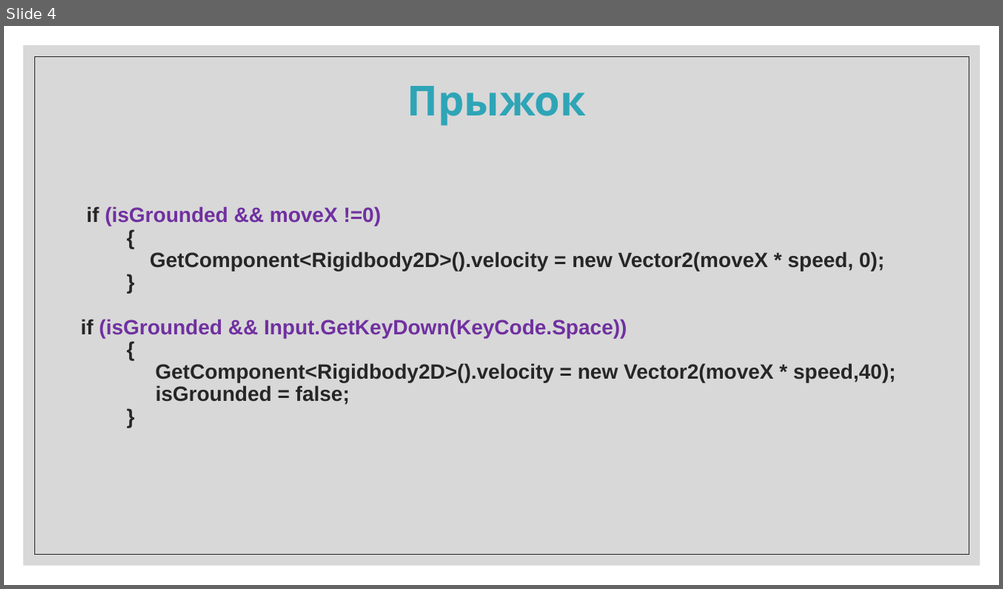
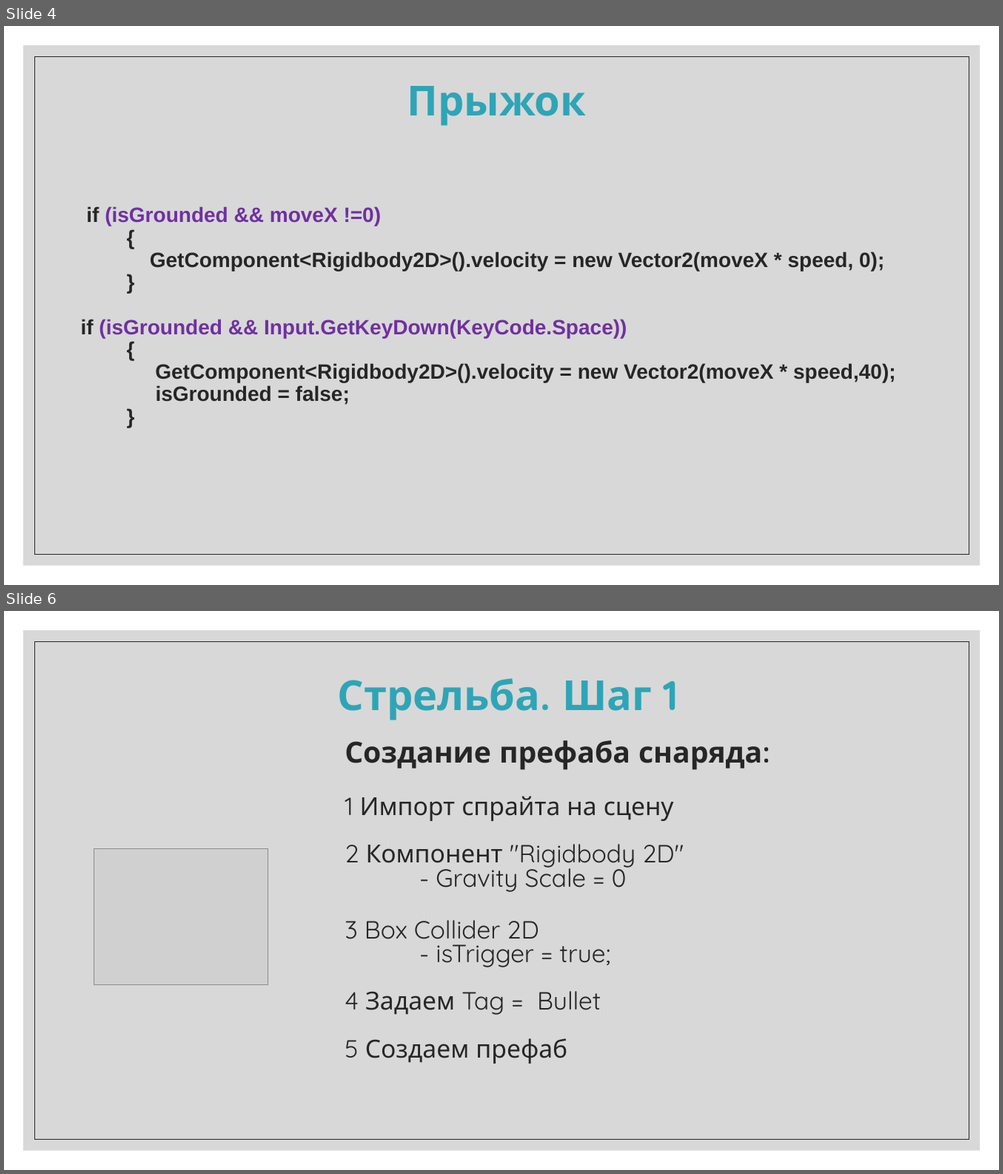
Before and after one commit to IriEfremova/LessonsCube, a slide deck: Unity/Lesson12/Jump.pptx. Shown one above the other, each under a label of ours: slide 4 before the commit, slides 4 and 6 after it; the slides between them are not shown. The pictures are 1003x589 and 1003x1174 pixels, drawn with LibreOffice and Linux fonts; fonts in the diff are those of the drawing; grey boxes stand for pictures. Boxes give left, top, right and bottom in pixels: in the first picture for what was removed or moved away, otherwise in the second. Text is boxed around its words. In the diff, an @@ line names an element or a change of style, - is before the commit and + after.

```diff
--- a/Unity/Lesson12/Jump.pptx
+++ b/Unity/Lesson12/Jump.pptx
@@ slide 6 added at (x1=4, y1=611, x2=999, y2=1170), background #FFFFFF; not listed: 2 template elements that a slide beside it also shows @@
@@ title added at (x1=338, y1=678, x2=678, y2=721), 40 pt, text #2EA5B7, bold @@
+Стрельба. Шаг 1
@@ text added at (x1=344, y1=741, x2=762, y2=1064), 24 pt, text #262626 @@
+Создание префаба снаряда:
+1 Импорт спрайта на сцену
+2 Компонент "Rigidbody 2D"
+- Gravity Scale = 0
+3 Box Collider 2D
+- isTrigger = true;
+4 Задаем Tag = Bullet
+5 Создаем префаб
@@ picture added at (x1=94, y1=849, x2=267, y2=985) @@
```
Also in this commit, not shown: 1 slide changed, 4 other slides added, 7 other files.
